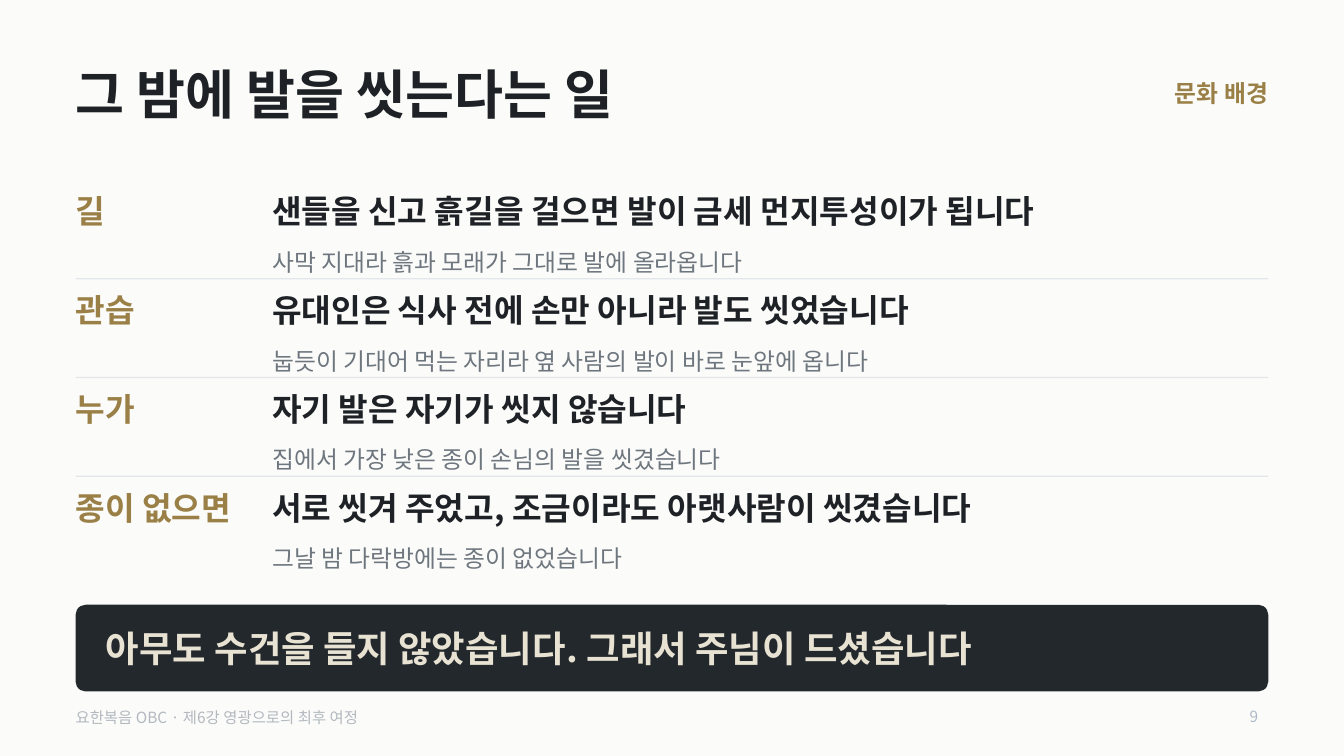
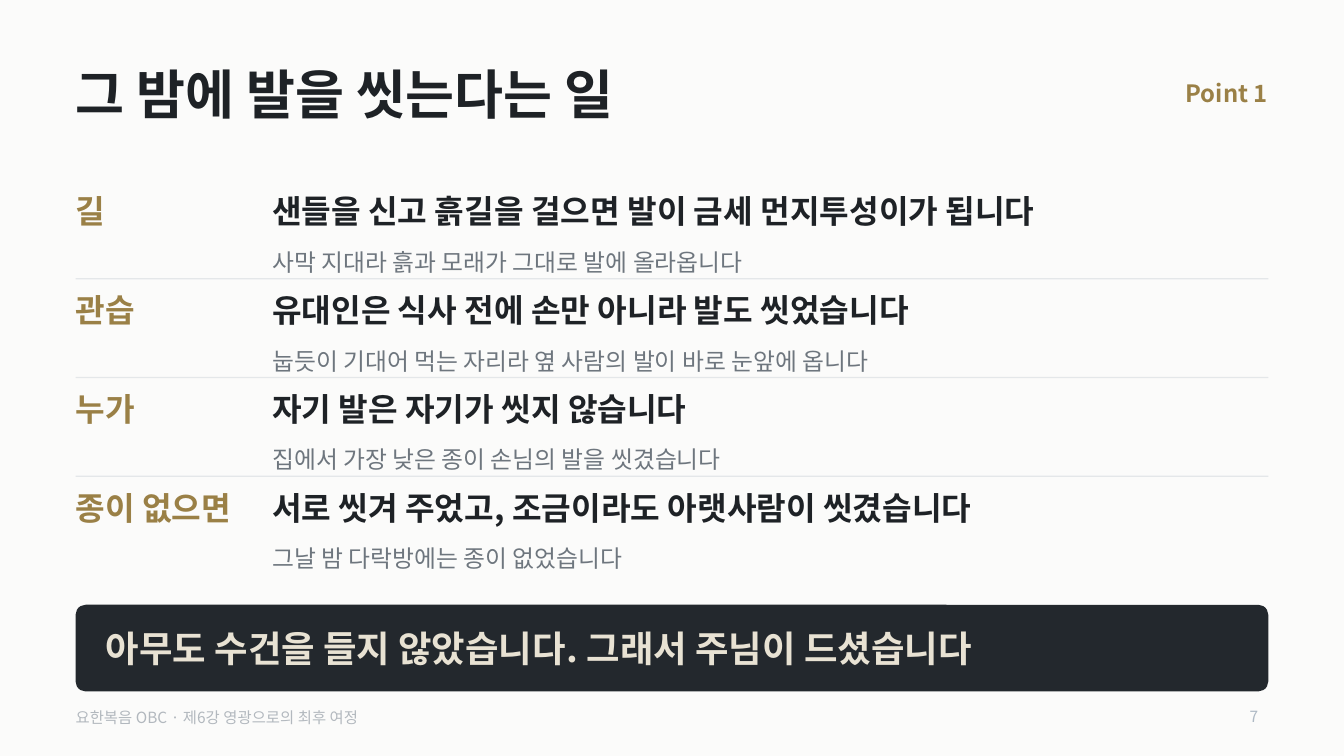
Before and after one commit to mio-modu/bible_GospelofJohn, a slide deck: slide 7 of dist/요한복음_6강_영광으로의_최후_여정.pptx (slide 9 before the commit). Drawn at 1344x756 pixels with LibreOffice and Linux fonts; fonts in the diff are those of the drawing. Boxes give left, top, right and bottom in pixels: in the first picture for what was removed or moved away, otherwise in the second. Text is boxed around its words. In the diff, an @@ line names an element or a change of style, - is before the commit and + after.

```diff
--- a/dist/요한복음_6강_영광으로의_최후_여정.pptx
+++ b/dist/요한복음_6강_영광으로의_최후_여정.pptx
@@ text at [1186, 82, 1268, 103]: text changed @@
-문화 배경
+Point 1
@@ page number at [1250, 711, 1259, 722]: text changed @@
-9
+7
```
Also in this commit, not shown: 17 other slides changed, 22 slides removed, 12 other files.
